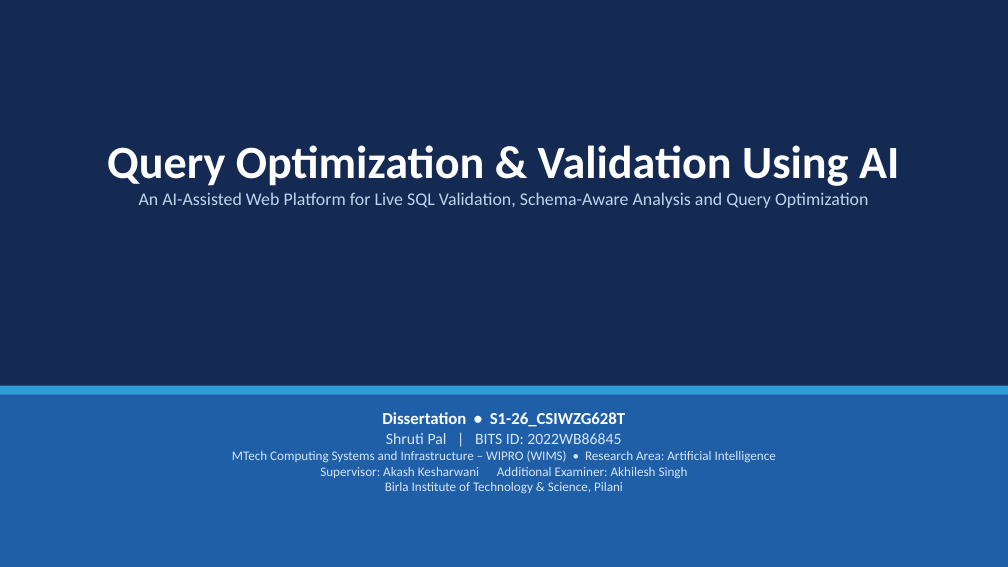
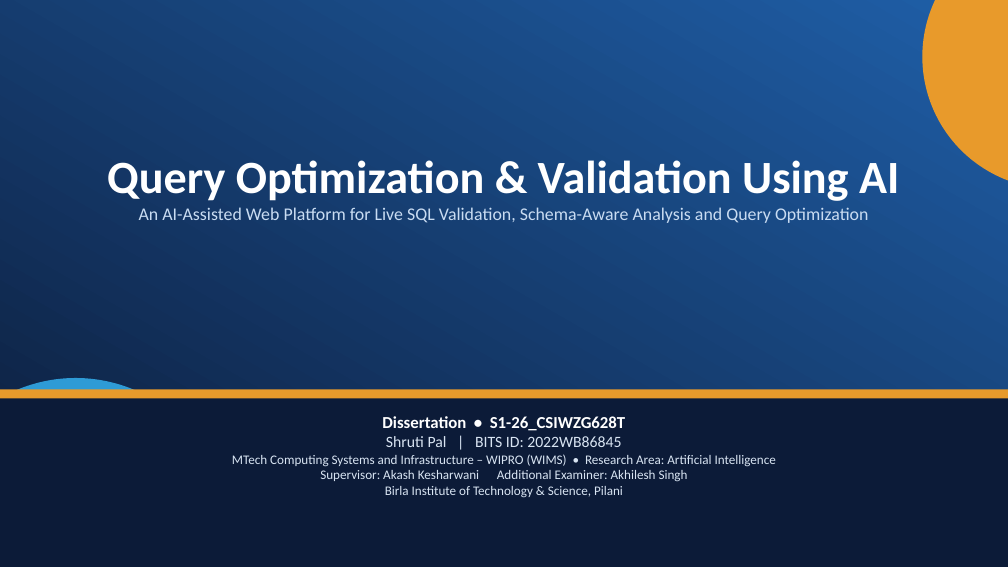
Before and after one commit to shreyanshx/AI-Query-Analyser-Validator, a slide deck: slide 1 of 2022wb86845 Dissertation Presentation.pptx. Drawn at 1008x567 pixels with LibreOffice and Linux fonts; fonts in the diff are those of the drawing. Boxes give left, top, right and bottom in pixels: in the first picture for what was removed or moved away, otherwise in the second. Text is boxed around its words. In the diff, an @@ line names an element or a change of style, - is before the commit and + after.

Commit message:
docs: redesign deck with gradient theme + image-based architecture/data-flow diagrams
Replace flat solid-colour slides with a gradient/layered theme and varied layouts. Architecture and data-flow diagrams are now rendered PNG images (embedded, not pptx shapes), with editable draw.io (.drawio) sources in assets/.

```diff
--- a/2022wb86845 Dissertation Presentation.pptx
+++ b/2022wb86845 Dissertation Presentation.pptx
@@ rectangle at box(0, 0, 1008, 567): fill #142A52 to gradient #0C1B38 to #1F5FA8 @@
@@ ellipse added at box(923, 0, 1008, 189), fill #E89A2B @@
@@ text "Query Optimization & Validation Using ...": place and size @@
-text "Query Optimization & Validation Using ..." at box(107, 145, 899, 208)
+text "Query Optimization & Validation Using ..." at box(107, 160, 899, 223)
@@ text at box(139, 207, 868, 223): text colour #BED4EE to #C9DCF2 in "An AI-Assisted Web Platform for Live SQL ..." @@
@@ rectangle: place and size @@
-rectangle at box(0, 386, 1008, 395)
+rectangle at box(0, 389, 1008, 399)
@@ rectangle at box(0, 389, 1008, 399): fill #2E9BD6 to #E89A2B @@
@@ ellipse added at box(0, 378, 227, 567), fill #2E9BD6 @@
@@ rectangle: place and size @@
-rectangle at box(0, 393, 1008, 567)
+rectangle at box(0, 397, 1008, 567)
@@ rectangle at box(0, 397, 1008, 567): fill #1F5FA8 to #0C1B38 @@
@@ text "Dissertation • S1-26_CSIWZG628T": place and size @@
-text "Dissertation • S1-26_CSIWZG628T" at box(232, 412, 776, 493)
+text "Dissertation • S1-26_CSIWZG628T" at box(232, 416, 776, 498)
@@ ellipse added at box(870, 454, 1008, 567), fill #2E9BD6 @@
```
Also in this commit, not shown: 13 other slides changed, 4 other files.
